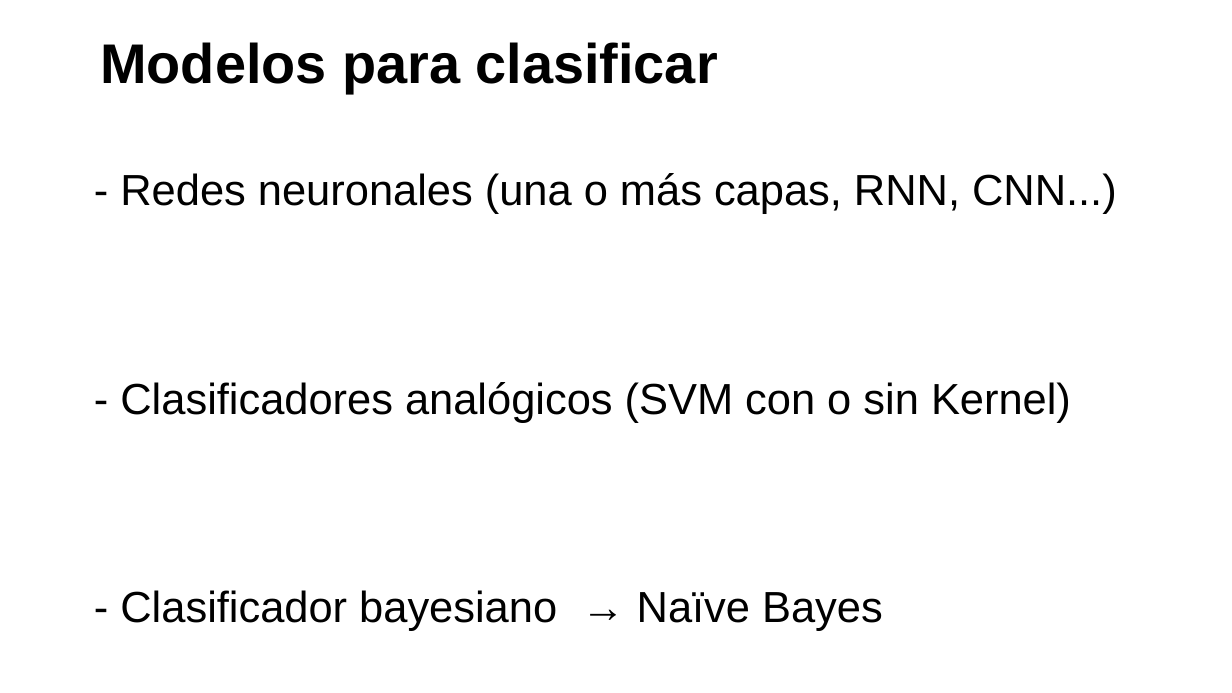
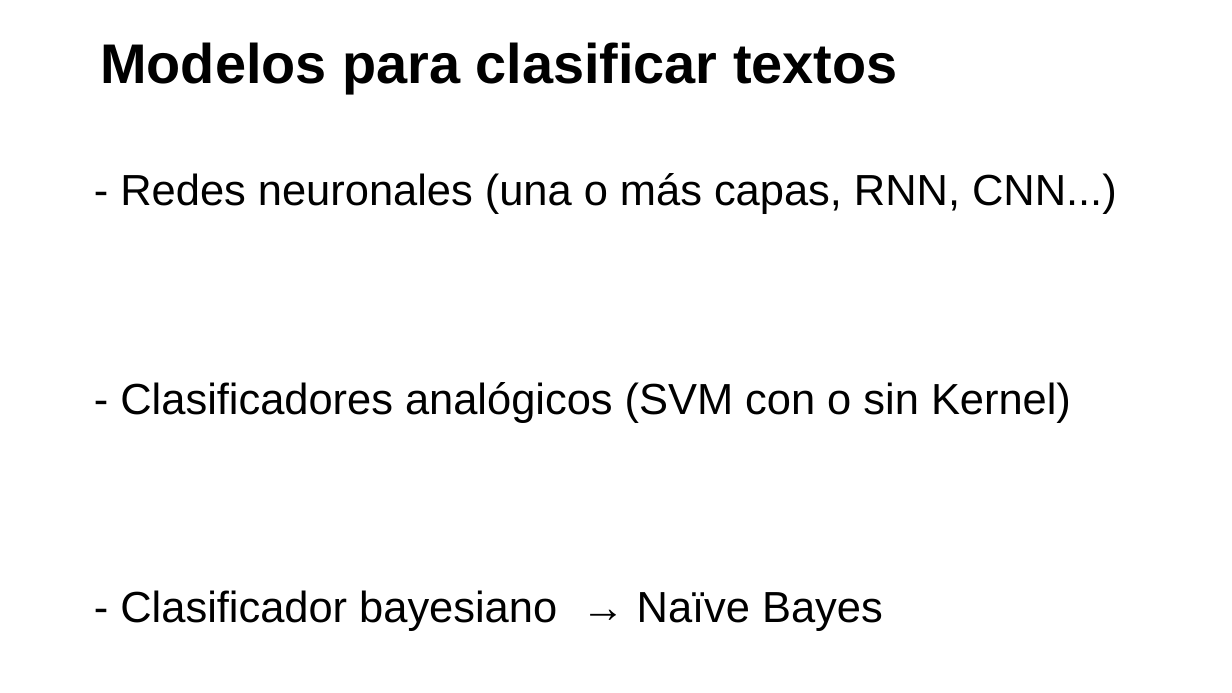
Before and after one commit to freesoul/Simbiosis, a slide deck: slide 49 of Text Sentiment/charla tsa.odp. Drawn at 1232x693 pixels with LibreOffice and Linux fonts; fonts in the diff are those of the drawing. Boxes give left, top, right and bottom in pixels: in the first picture for what was removed or moved away, otherwise in the second. Text is boxed around its words. In the diff, an @@ line names an element or a change of style, - is before the commit and + after.

```diff
--- a/Text Sentiment/charla tsa.odp
+++ b/Text Sentiment/charla tsa.odp
@@ text at (100,42,897,93): text changed @@
-Modelos para clasificar
+Modelos para clasificar textos
```
Also in this commit, not shown: 28 other files.
